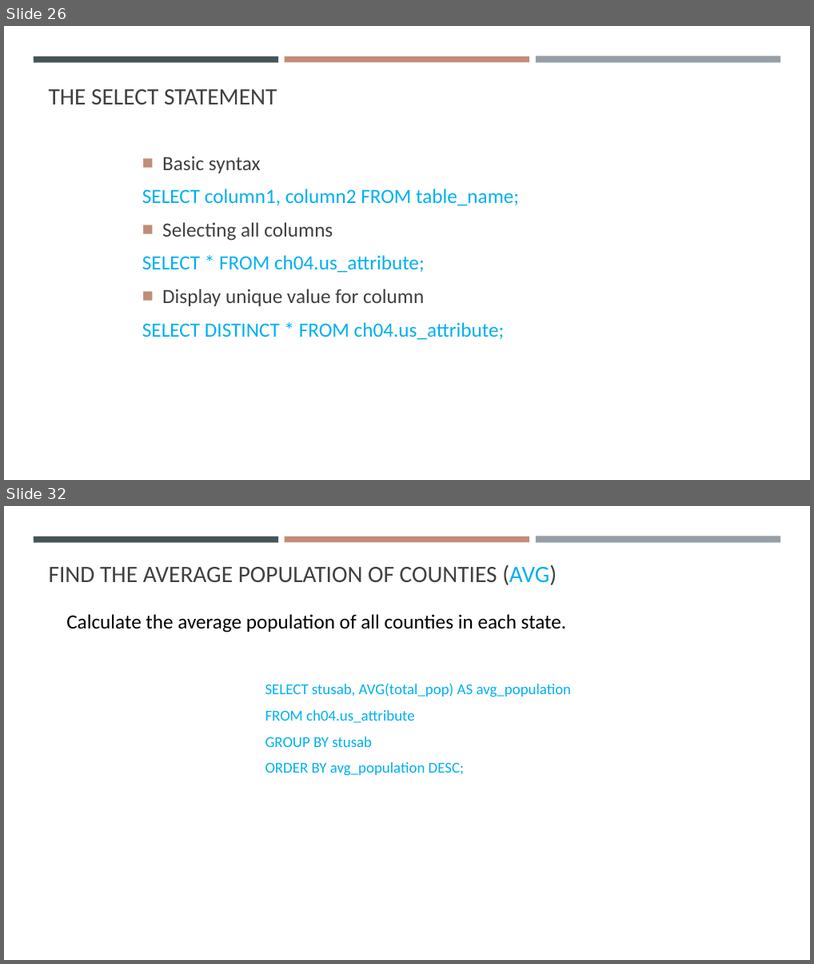
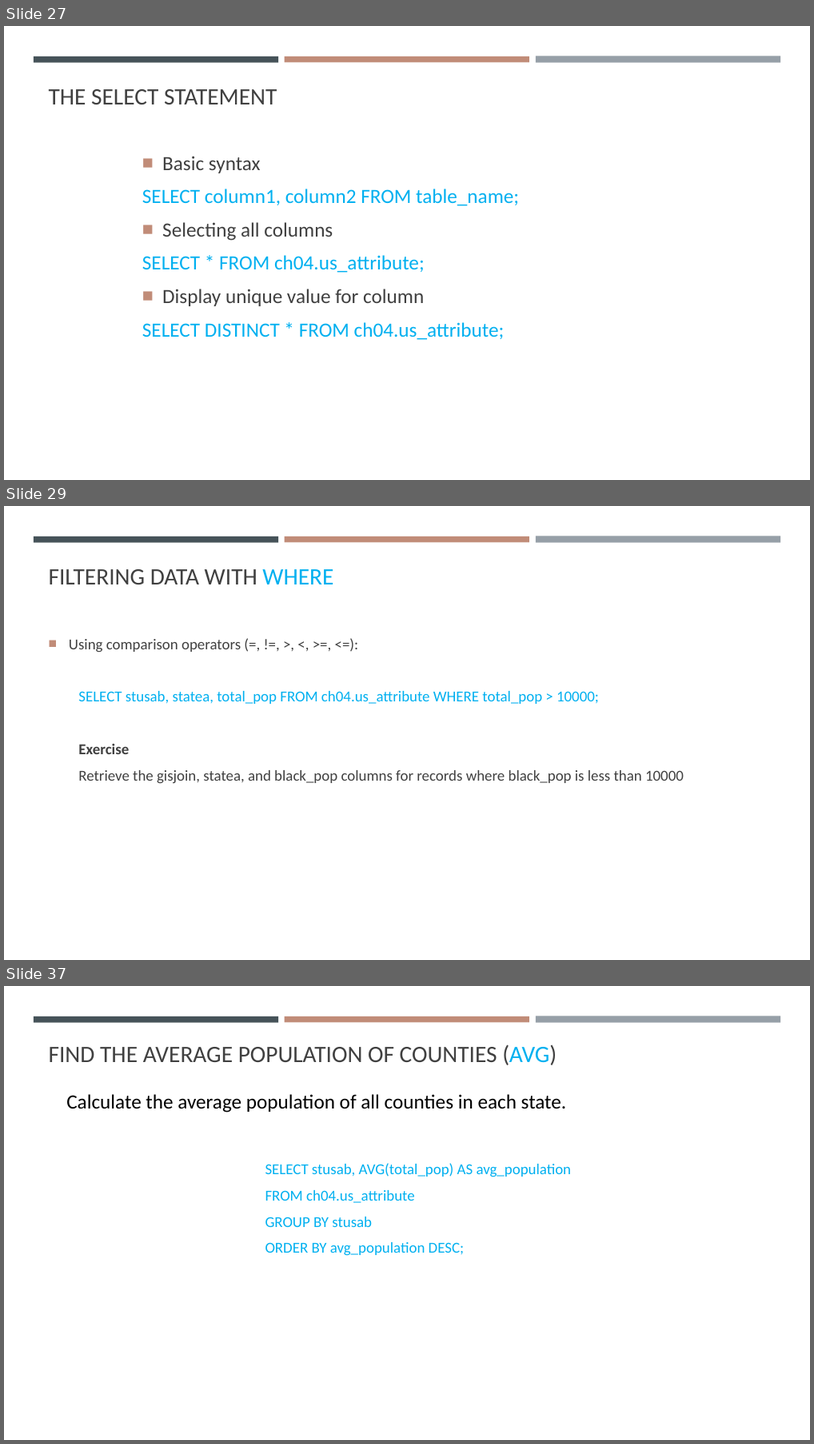
Before and after one commit to gisynw/ssj-376, a slide deck: docs/Lectures/Week04/Week04_SimpleSQL.pptx. Shown one above the other, each under a label of ours: slides 26 and 32 before the commit, slides 27, 29 and 37 after it; the slides between them are not shown. The pictures are 814x964 and 814x1444 pixels, drawn with LibreOffice and Linux fonts; fonts in the diff are those of the drawing. Boxes give left, top, right and bottom in pixels: in the first picture for what was removed or moved away, otherwise in the second. Text is boxed around its words. In the diff, an @@ line names an element or a change of style, - is before the commit and + after.

```diff
--- a/docs/Lectures/Week04/Week04_SimpleSQL.pptx
+++ b/docs/Lectures/Week04/Week04_SimpleSQL.pptx
@@ slide 29 added at (4,506,810,960), background #FFFFFF; not listed: 3 template elements that a slide beside it also shows @@
@@ title added at (49,569,334,584), 28 pt, text #404040 @@
+FILTERING DATA WITH WHERE
@@ text added at (69,639,684,784), 18 pt, text #404040 @@
+■ Using comparison operators (=, !=, >, <, >=, <=):
+SELECT stusab, statea, total_pop FROM ch04.us_attribute WHERE total_pop > 10000;
+Exercise
+Retrieve the gisjoin, statea, and black_pop columns for records where black_pop is less than 10000
@@ what was slide 26 is now slide 27 @@
@@ what was slide 32 is now slide 37 @@
```
Also in this commit, not shown: 11 slides changed, 11 other slides added, 2 other files.
